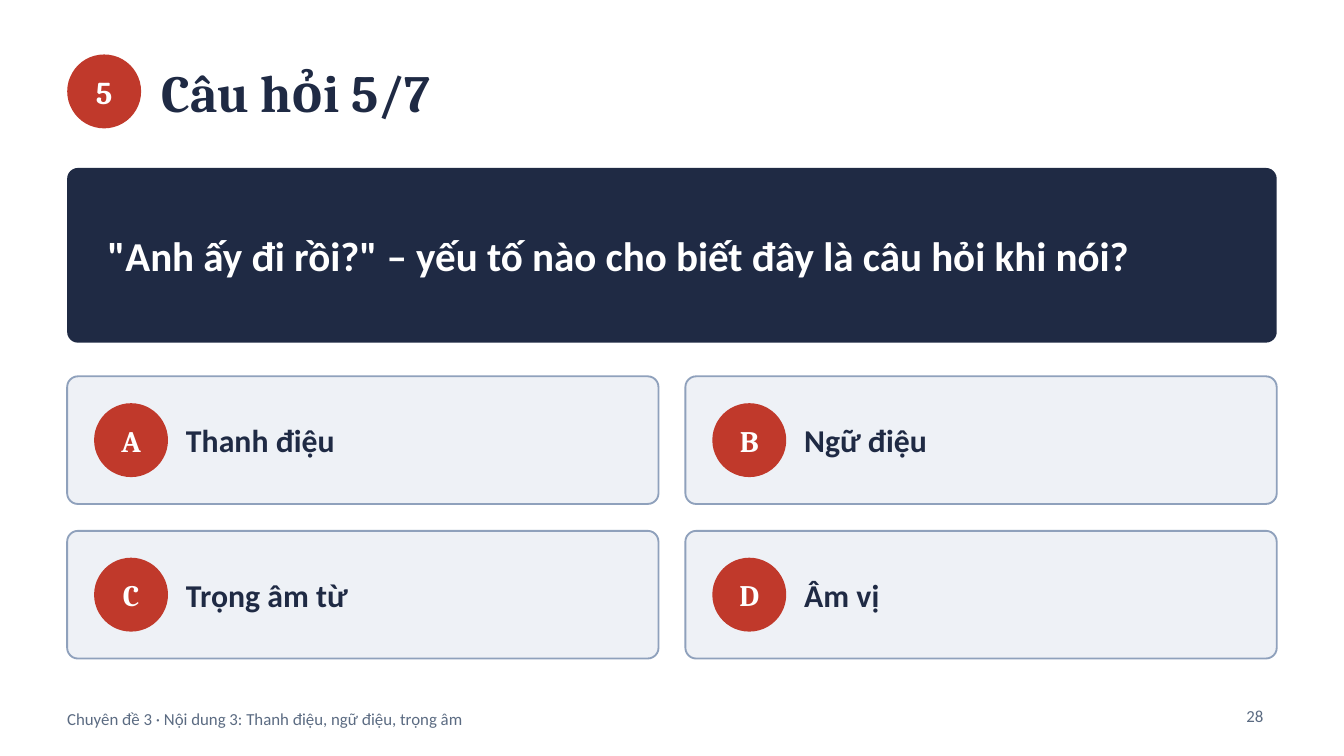
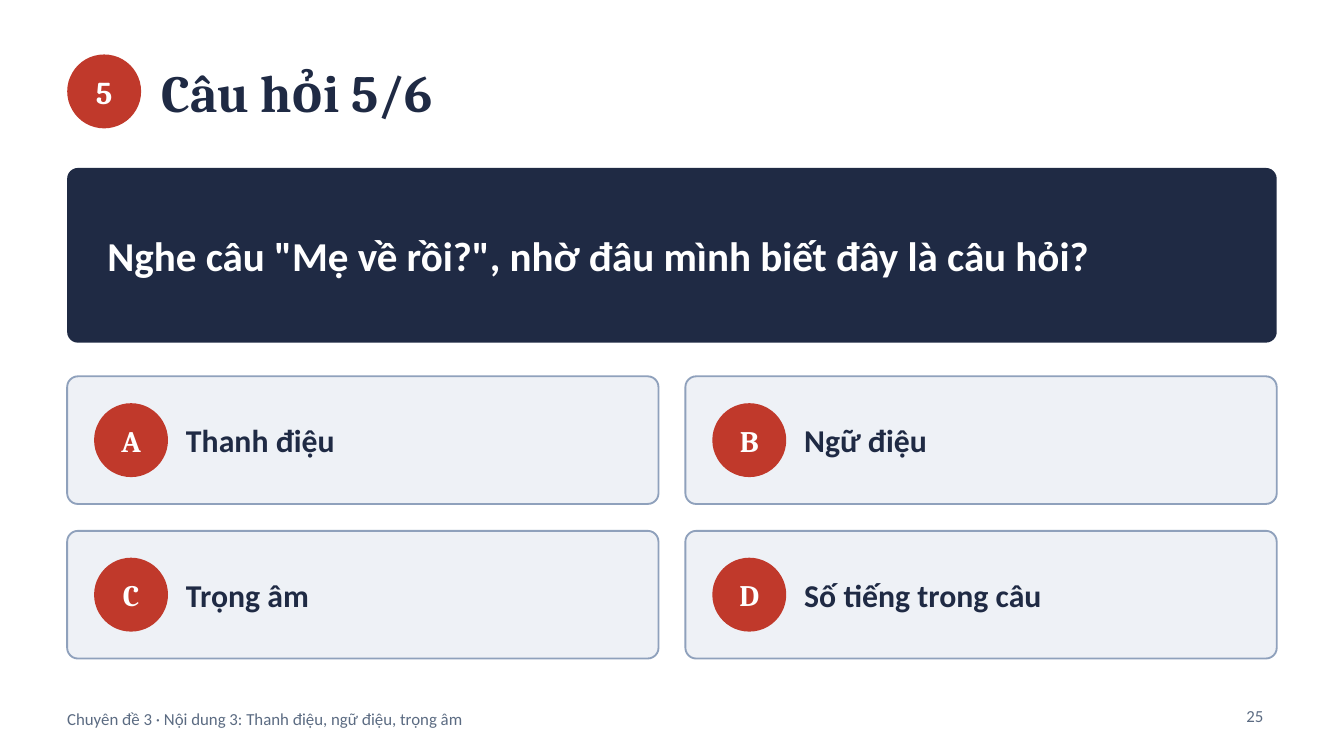
Before and after one commit to datpolime/Claude, a slide deck: slide 25 of Noi_dung_3_Thanh_dieu_ngu_dieu_trong_am.pptx (slide 28 before the commit). Drawn at 1344x756 pixels with LibreOffice and Linux fonts; fonts in the diff are those of the drawing. Boxes give left, top, right and bottom in pixels: in the first picture for what was removed or moved away, otherwise in the second. Text is boxed around its words. In the diff, an @@ line names an element or a change of style, - is before the commit and + after.

```diff
--- a/Noi_dung_3_Thanh_dieu_ngu_dieu_trong_am.pptx
+++ b/Noi_dung_3_Thanh_dieu_ngu_dieu_trong_am.pptx
@@ title at box(161, 75, 434, 119): text changed @@
-Câu hỏi 5/7
+Câu hỏi 5/6
@@ text at box(107, 240, 1088, 279): text changed @@
-"Anh ấy đi rồi?" – yếu tố nào cho biết đây là câu hỏi khi nói?
+Nghe câu "Mẹ về rồi?", nhờ đâu mình biết đây là câu hỏi?
@@ text in rounded rectangle at box(186, 585, 308, 613): text changed @@
-Trọng âm từ
+Trọng âm
@@ text in rounded rectangle at box(804, 583, 1042, 613): text changed @@
-Âm vị
+Số tiếng trong câu
@@ page number at box(1246, 711, 1263, 722): text changed @@
-28
+25
```
Also in this commit, not shown: 25 other slides changed, 5 slides added, 11 slides removed.
